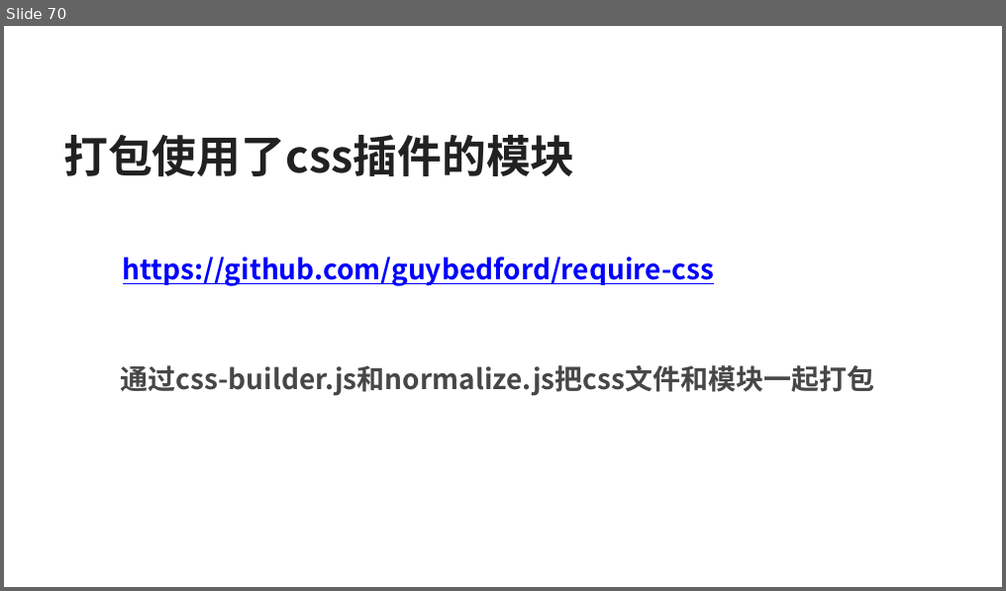
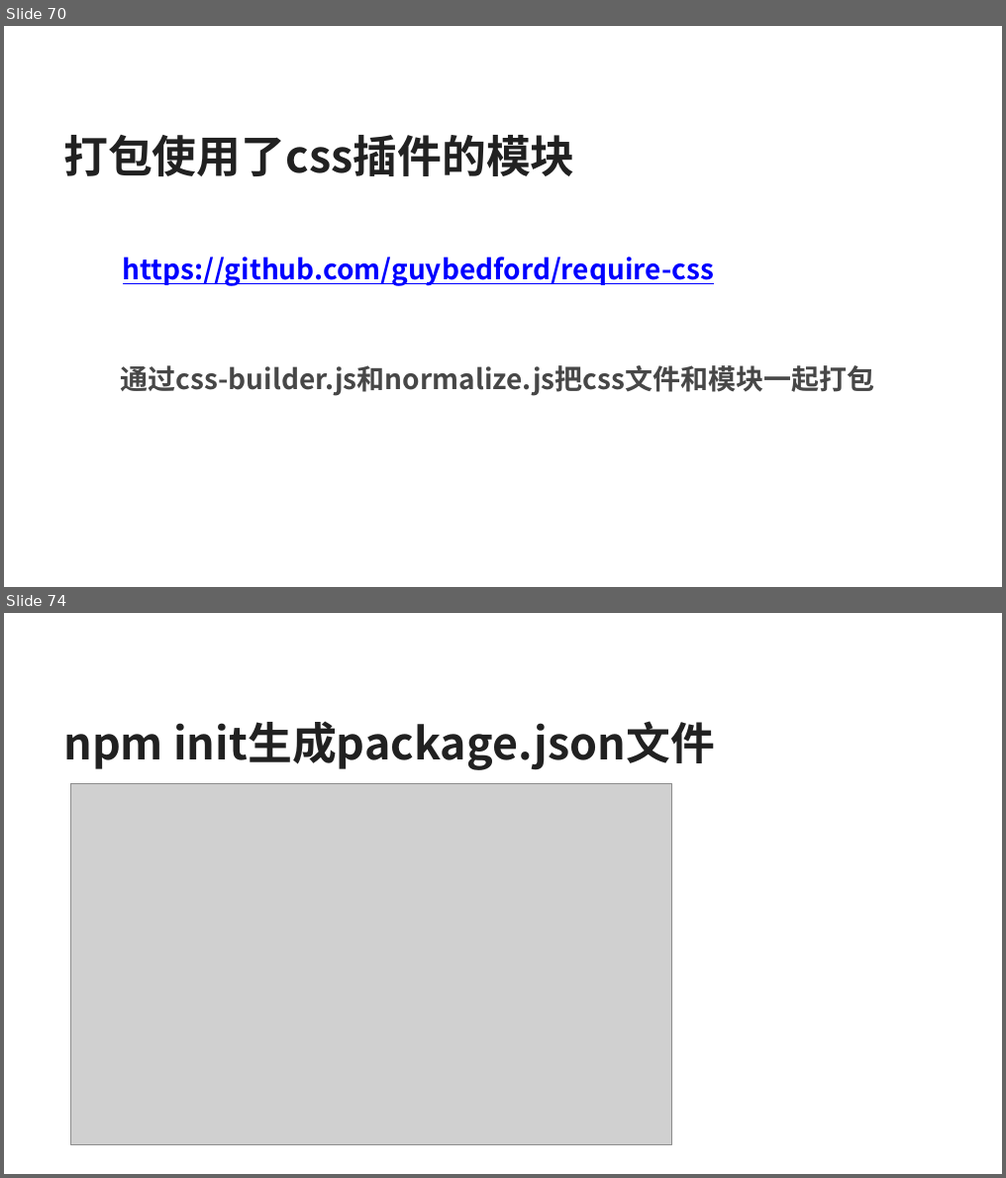
Before and after one commit to silvajs/lecturer, a slide deck: requirejs/doc/requirejs.pptx. Shown one above the other, each under a label of ours: slide 70 before the commit, slides 70 and 74 after it; the slides between them are not shown. The pictures are 1006x591 and 1006x1178 pixels, drawn with LibreOffice and Linux fonts; fonts in the diff are those of the drawing; grey boxes stand for pictures. Boxes give left, top, right and bottom in pixels: in the first picture for what was removed or moved away, otherwise in the second. Text is boxed around its words. In the diff, an @@ line names an element or a change of style, - is before the commit and + after.

```diff
--- a/requirejs/doc/requirejs.pptx
+++ b/requirejs/doc/requirejs.pptx
@@ slide 74 added at (4,613,1002,1174), background #FFFFFF @@
@@ text added at (63,721,715,770), 32 pt, text #212121, bold @@
+npm init生成package.json文件
@@ picture added at (71,783,671,1145) @@
```
Also in this commit, not shown: 11 other slides added, 4 other files.
